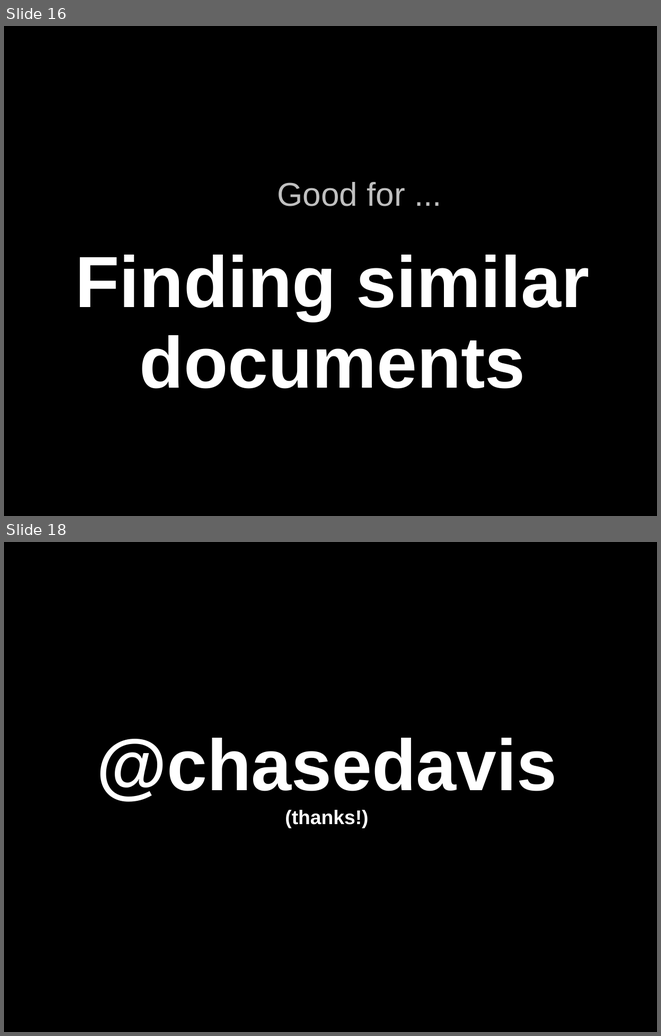
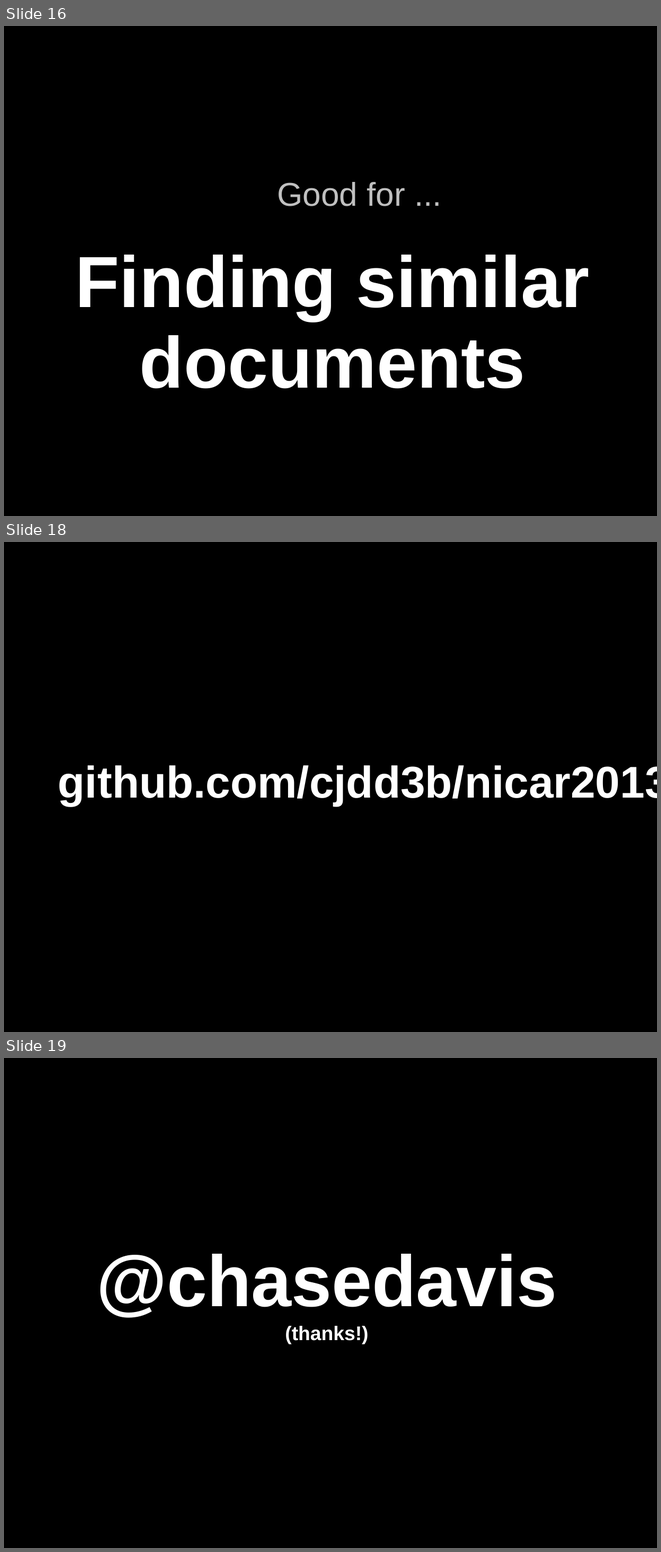
Before and after one commit to cjdd3b/nicar2013, a slide deck: lightning-talk/5-algorithms-5-minutes.ppt. Shown one above the other, each under a label of ours: slides 16 and 18 before the commit, slides 16, 18 and 19 after it; the slides between them are not shown. The pictures are 661x1036 and 661x1552 pixels, drawn with LibreOffice and Linux fonts; fonts in the diff are those of the drawing. Boxes give left, top, right and bottom in pixels: in the first picture for what was removed or moved away, otherwise in the second. Text is boxed around its words. In the diff, an @@ line names an element or a change of style, - is before the commit and + after.

```diff
--- a/lightning-talk/5-algorithms-5-minutes.ppt
+++ b/lightning-talk/5-algorithms-5-minutes.ppt
@@ slide 18 added at [4, 542, 657, 1032], background #000000 @@
@@ text added at [58, 765, 657, 806], 54 pt, text #FFFFFF, bold @@
+github.com/cjdd3b/nicar2013
@@ what was slide 18 is now slide 19 @@
```
Also in this commit, not shown: 2 other slides added, 1 slide removed, 3 other files.
